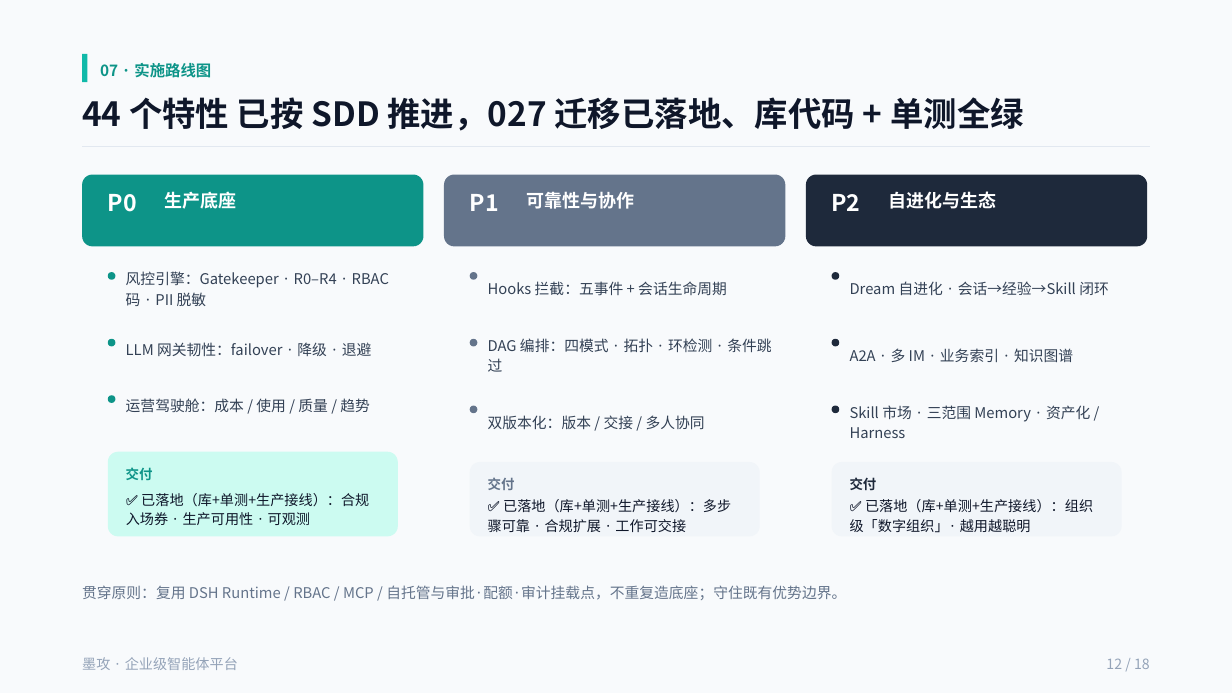
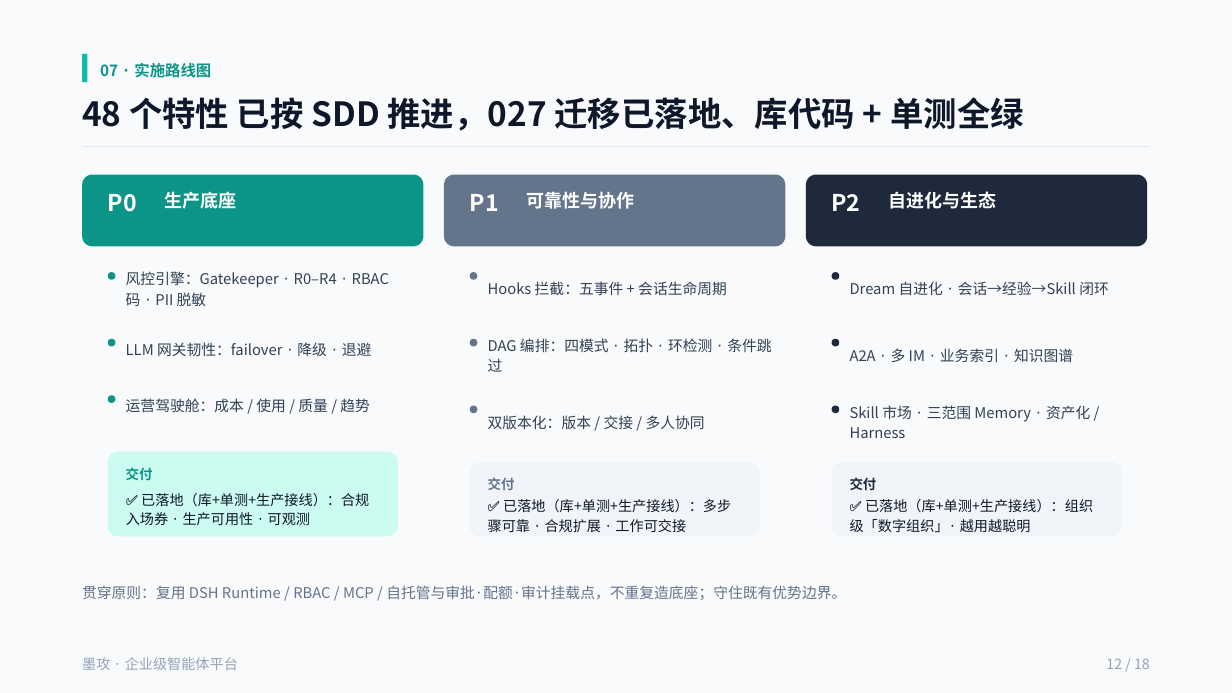
Before and after one commit to cooper2006/mogo, a slide deck: slide 12 of docs/intro-v4.pptx. Drawn at 1232x693 pixels with LibreOffice and Linux fonts; fonts in the diff are those of the drawing. Boxes give left, top, right and bottom in pixels: in the first picture for what was removed or moved away, otherwise in the second. Text is boxed around its words. In the diff, an @@ line names an element or a change of style, - is before the commit and + after.

```diff
--- a/docs/intro-v4.pptx
+++ b/docs/intro-v4.pptx
@@ text at <box>82,97,1023,131</box>: text changed @@
-44 个特性 已按 SDD 推进，027 迁移已落地、库代码 + 单测全绿
+48 个特性 已按 SDD 推进，027 迁移已落地、库代码 + 单测全绿
```
Also in this commit, not shown: 4 other slides changed, 14 other files.
